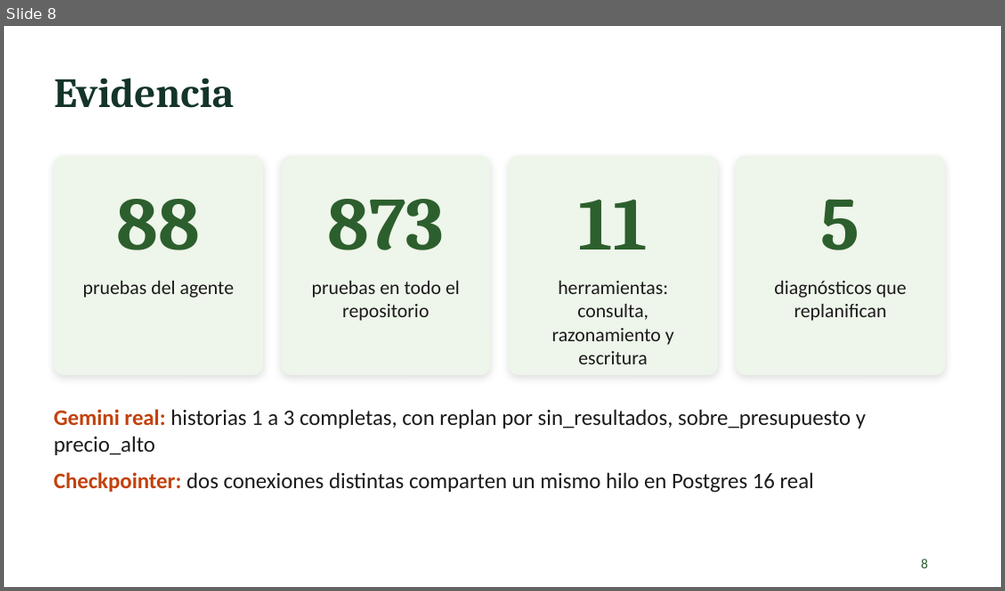
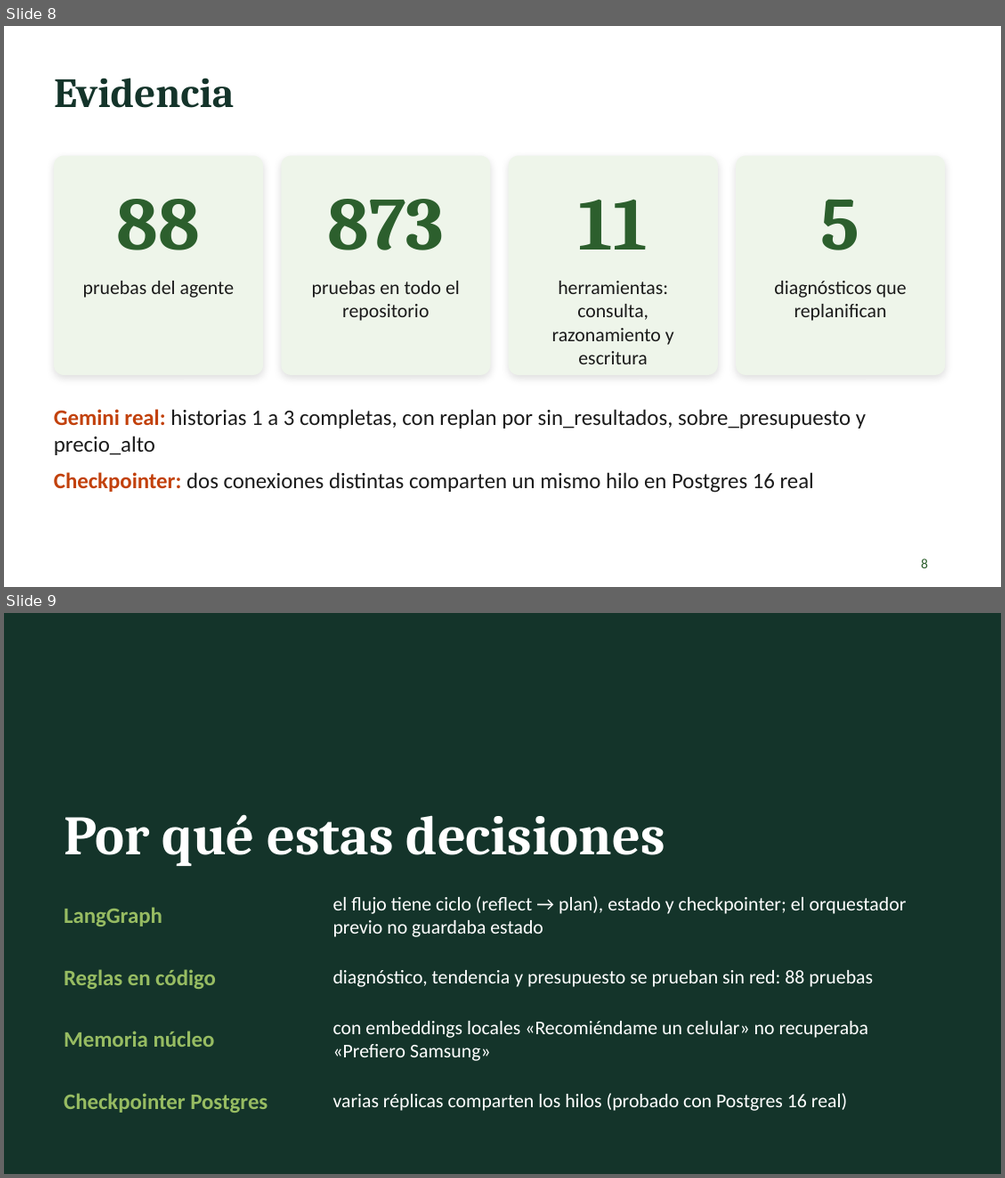
Before and after one commit to niKo-ing/PROYECTOENGINEER-AI, a slide deck: docs/agente/Presentacion_EP2_Agente_TodoBarato.pptx. Shown one above the other, each under a label of ours: slide 8 before the commit, slides 8 and 9 after it. The pictures are 1005x591 and 1005x1178 pixels, drawn with LibreOffice and Linux fonts; fonts in the diff are those of the drawing. Boxes give left, top, right and bottom in pixels: in the first picture for what was removed or moved away, otherwise in the second. Text is boxed around its words. In the diff, an @@ line names an element or a change of style, - is before the commit and + after.

```diff
--- a/docs/agente/Presentacion_EP2_Agente_TodoBarato.pptx
+++ b/docs/agente/Presentacion_EP2_Agente_TodoBarato.pptx
@@ slide 9 added at bbox=[4, 613, 1001, 1174], background #14342A @@
@@ title added at bbox=[64, 814, 665, 866], 40 pt, text #FFFFFF, bold @@
+Por qué estas decisiones
@@ text added at bbox=[333, 896, 906, 937], 14 pt, text #FFFFFF @@
+el flujo tiene ciclo (reflect → plan), estado y checkpointer; el orquestador previo no guardaba estado
@@ text added at bbox=[64, 907, 162, 926], 16 pt, text #97BC62, bold @@
+LangGraph
@@ text added at bbox=[64, 969, 216, 989], 16 pt, text #97BC62, bold @@
+Reglas en código
@@ text added at bbox=[333, 970, 873, 987], 14 pt, text #FFFFFF @@
+diagnóstico, tendencia y presupuesto se prueban sin red: 88 pruebas
@@ text added at bbox=[64, 1030, 215, 1046], 16 pt, text #97BC62, bold @@
+Memoria núcleo
@@ text added at bbox=[333, 1021, 869, 1061], 14 pt, text #FFFFFF @@
+con embeddings locales «Recomiéndame un celular» no recuperaba «Prefiero Samsung»
@@ text added at bbox=[64, 1093, 267, 1112], 16 pt, text #97BC62, bold @@
+Checkpointer Postgres
@@ text added at bbox=[333, 1093, 847, 1111], 14 pt, text #FFFFFF @@
+varias réplicas comparten los hilos (probado con Postgres 16 real)
```
Also in this commit, not shown: 1 slide changed, 1 slide removed, 3 other files.
